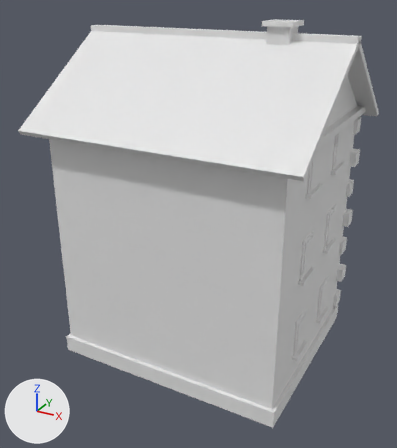
The glTF model assets/models/adr_townhouse.glb as it was, and as the next commit left it.
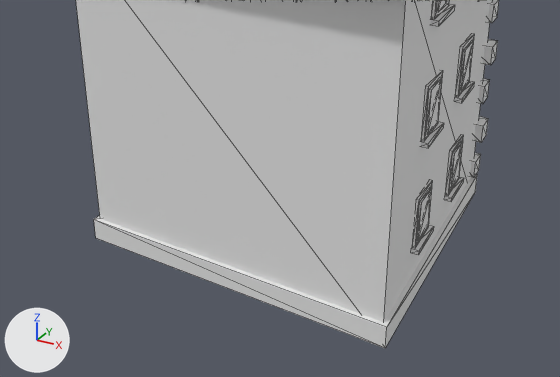
Each version is shown whole from a 50 mm lens placed at (3.57, -6.85, 5.36), pointed at (-0.09, -0.2, 2.03), then close up on the part from 0% to 100% of the width and 40% to 100% of the height. Arrows for +X, +Y and +Z are at lower left; the lights stay in place. The first two pictures are the older version. The close-ups show mesh edges as thin lines. Where no turn or scale is listed for an object, it has been applied to the vertices. Vertices at exactly the same position are counted once.

The scene before the commit, as lines of its bpy script (objects in view):
```python
me_adr_townhouse = bpy.data.meshes.new('Adr_townhouse')
me_adr_townhouse.from_pydata(...)  # 870 vertices, 1304 faces; spans x -1.96..1.96, y -1.73..1.87, z -0.01..4.93
me_adr_townhouse.materials.append(mat_unit)  # white #e7e7e7
ob_adr_townhouse = bpy.data.objects.new('Adr_townhouse', me_adr_townhouse)
ob_adr_townhouse.location = (0.0, 0.0, 0.0)
```
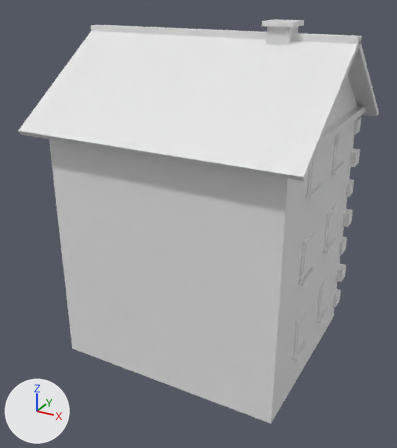
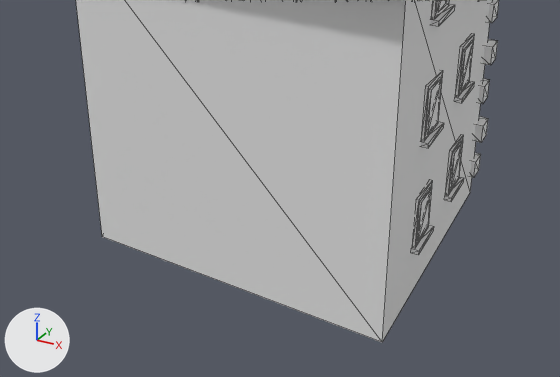
Pixel boxes (x1, y1, x2, y2) of what changed, in the close-ups (560 x 377 px):
'Adr_townhouse', reshaped: before (76, 0, 499, 348); after (76, 0, 499, 342)
part 1 of me_adr_townhouse, deleted: before (94, 174, 477, 348)

Edits to the bpy script that builds the scene:
```text
Change me_adr_townhouse:
    used by ob_adr_townhouse; location = (0.0, 0.0, 0.0)
    remove me_adr_townhouse.from_pydata(...)  # 870 vertices, 1304 faces; spans x -1.96..1.96, y -1.73..1.87, z -0.01..4.93
    add me_adr_townhouse.from_pydata(...)  # 862 vertices, 1292 faces; spans x -1.96..1.96, y -1.73..1.87, z 0.0..4.93
    me_adr_townhouse part 1: the loose piece of 8 vertices spanning x -1.75..1.75, y -1.5..1.5, z -0.01..0.25 is deleted
```
